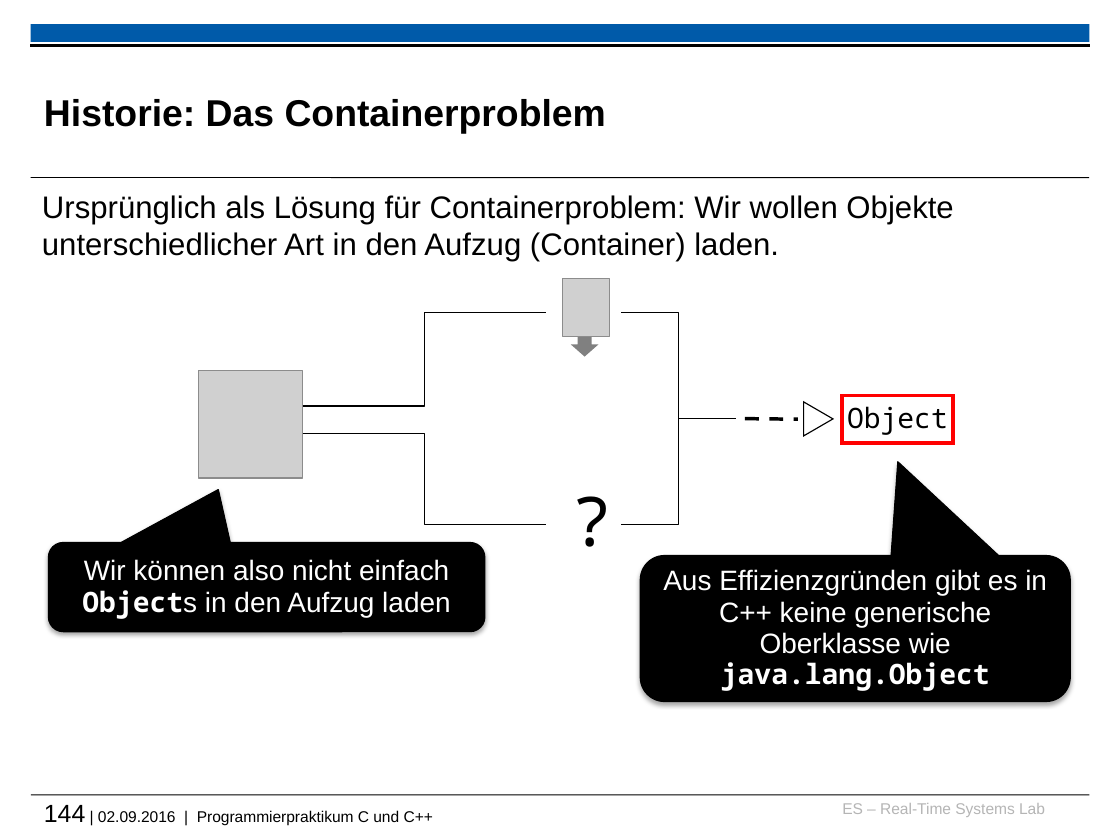
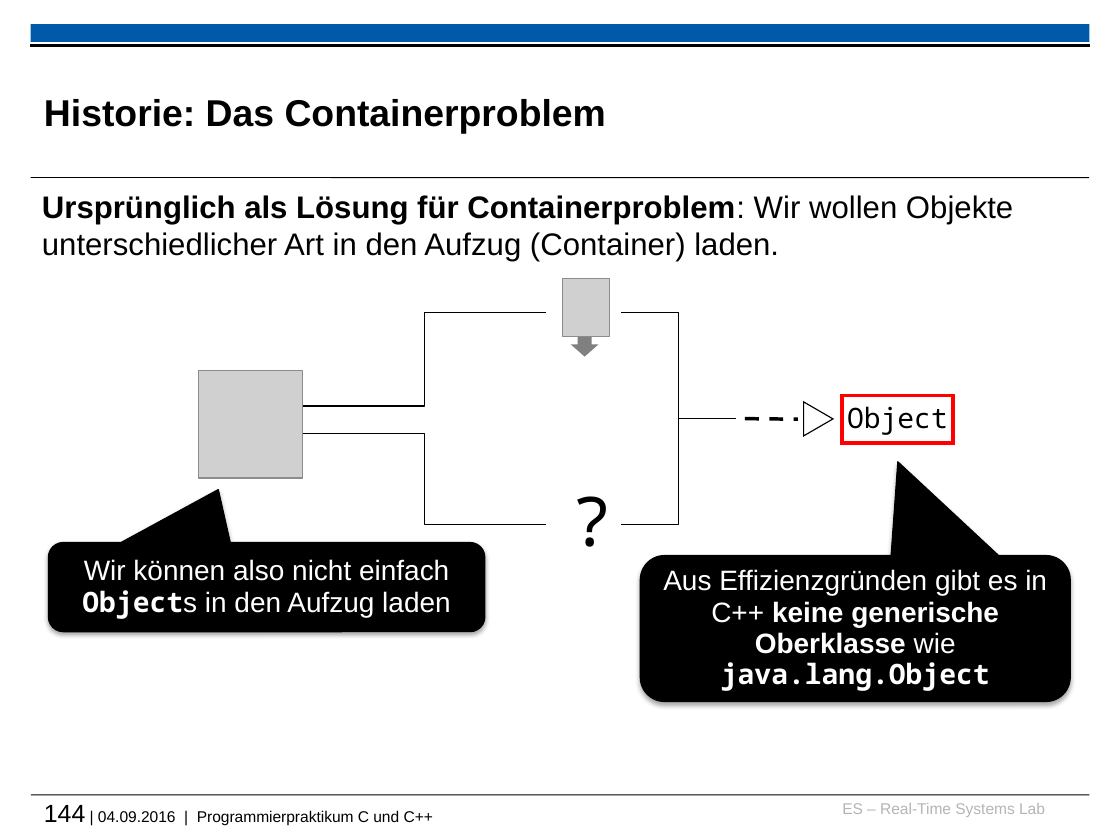
Before and after one commit to h82k/tud-cppp, a slide deck: slide 144 of cppp_lecture.pptx. Drawn at 1120x840 pixels with LibreOffice and Linux fonts; fonts in the diff are those of the drawing; grey boxes stand for pictures; background and template pictures are left out. Boxes give left, top, right and bottom in pixels: in the first picture for what was removed or moved away, otherwise in the second. Text is boxed around its words. In the diff, an @@ line names an element or a change of style, - is before the commit and + after.

```diff
--- a/cppp_lecture.pptx
+++ b/cppp_lecture.pptx
@@ text "Ursprünglich als Lösung für Containerproblem: ..." at bbox=[42, 195, 1013, 262]: bold on in "Ursprünglich als Lösung für Containerproblem:" @@
@@ rounded speech box "Aus Effizienzgründen gibt es in ..." at bbox=[641, 556, 1071, 701]: bold on in "keine generische Oberklasse" @@
@@ text at bbox=[44, 805, 433, 825]: text changed @@
-144 | 02.09.2016 | Programmierpraktikum C und C++
+144 | 04.09.2016 | Programmierpraktikum C und C++
```
Also in this commit, not shown: 18 other slides changed, 1 slide added, 1 other file.
